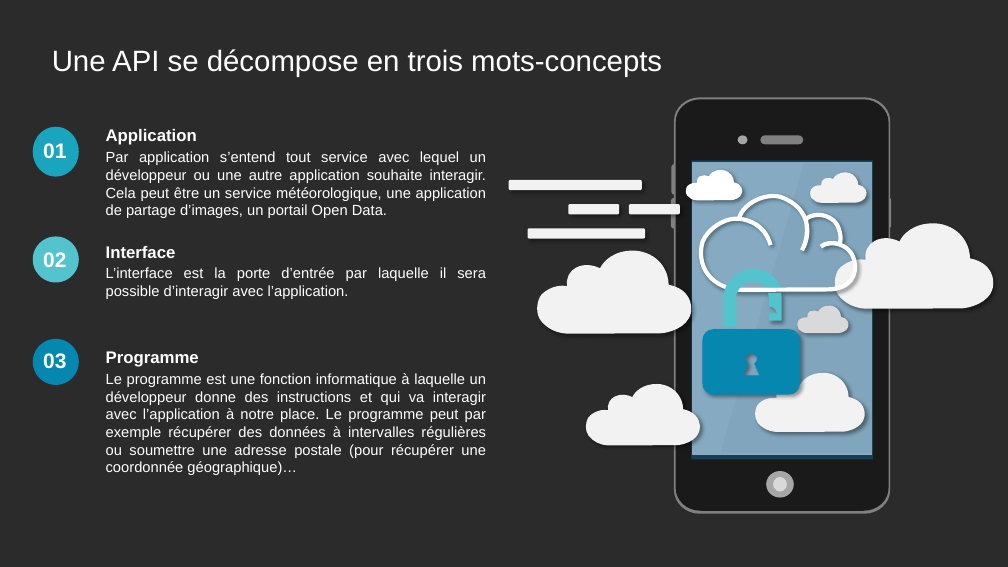
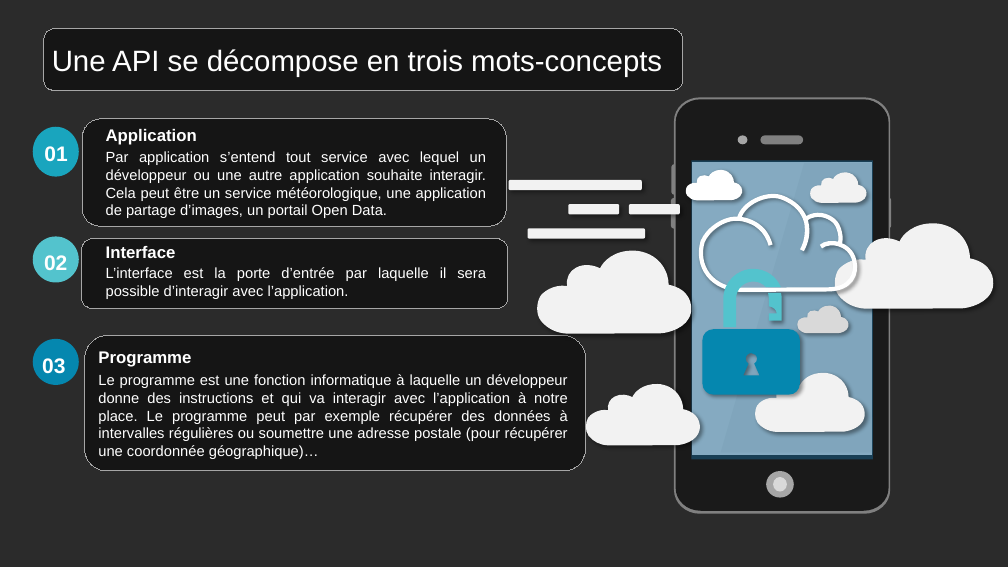
Before and after one commit to Mario-35/api-prestentation, a slide deck: slide 5 of prestentation.pptx. Drawn at 1008x567 pixels with LibreOffice and Linux fonts; fonts in the diff are those of the drawing; background and template pictures are left out; a plain dark background stands for a picture behind light text. Boxes give left, top, right and bottom in pixels: in the first picture for what was removed or moved away, otherwise in the second. Text is boxed around its words. In the diff, an @@ line names an element or a change of style, - is before the commit and + after.

```diff
--- a/prestentation.pptx
+++ b/prestentation.pptx
@@ rounded rectangle added at box(44, 29, 683, 91), fill #000000 at 50% opacity, outline #A6A6A6 0.75 pt @@
@@ rounded rectangle added at box(82, 119, 507, 226), fill #000000 at 50% opacity, outline #A6A6A6 0.75 pt @@
@@ rounded rectangle added at box(82, 238, 508, 309), fill #000000 at 50% opacity, outline #A6A6A6 0.75 pt @@
@@ text "03": place and size @@
-text "03" at box(43, 353, 66, 369)
+text "03" at box(42, 358, 65, 374)
@@ rounded rectangle added at box(85, 336, 586, 471), fill #000000 at 50% opacity, outline #A6A6A6 0.75 pt @@
@@ text "Programme": place and size @@
-text "Programme" at box(106, 351, 199, 367)
+text "Programme" at box(98, 351, 191, 367)
@@ text "Le programme est une fonction ..." rewrapped from box(106, 373, 486, 475) to box(98, 374, 568, 459) @@
```
Also in this commit, not shown: 10 other slides changed, 2 slides added.
